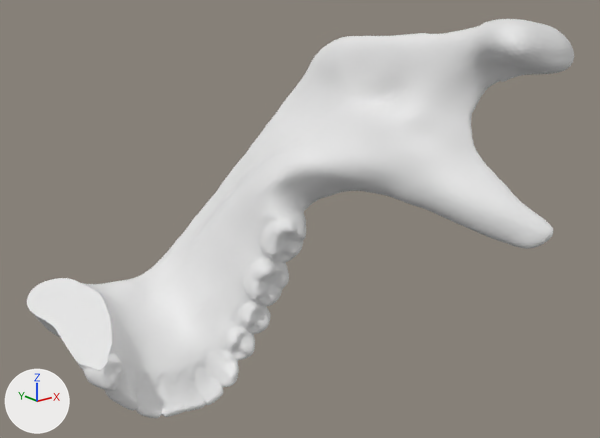
An edit to the OBJ model src/artisynth/istar/reconstruction/optimizationResult/resected_mandible_l_opt.obj, drawn before and after from the same camera.
Before and after are seen from a camera (50 mm lens) standing at (-78.1, -91.0, 10.9) and looking at (30.2, 44.4, -43.2). The axes (+X, +Y, +Z) are drawn at lower left. The lights are the same throughout. Where no turn or scale is listed for an object, it has been applied to the vertices.

The first picture shows 'resected_mandible_l_opt'.
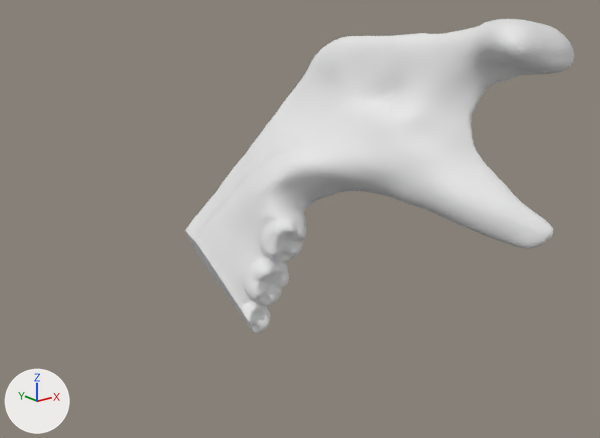
Boxes (x1, y1, x2, y2) around the edits, measured in the pictures (600 x 438 px):
'resected_mandible_l_opt', reshaped (29% narrower, 21% shorter): before (27, 19, 574, 418); after (185, 19, 574, 334)
part 1 of me_resected_mandible_l_opt, cut back: before (27, 230, 256, 418); after (185, 230, 256, 334)

Patch to the scene script:
```diff
--- a/src/artisynth/istar/reconstruction/optimizationResult/resected_mandible_l_opt.obj.py
+++ b/src/artisynth/istar/reconstruction/optimizationResult/resected_mandible_l_opt.obj.py
@@ me_resected_mandible_l_opt @@
 # used by ob_resected_mandible_l_opt; location = (0.0, 0.0, 0.0)
-me_resected_mandible_l_opt.from_pydata(...)  # 27972 vertices, 55940 faces; spans x -14.8..67.1, y -2.6..97.6, z -87.3..0.1
+me_resected_mandible_l_opt.from_pydata(...)  # 18233 vertices, 36462 faces; spans x 22.1..67.1, y -2.6..92.8, z -74.0..0.1
+# me_resected_mandible_l_opt part 1: 1 vertex moved within x 26.9, y 59.3, z -74.0; 10010 vertices removed from x -14.8..32.2, y 53.3..97.6, z -87.3..-55.9; 271 vertices added at x 22.1..32.4, y 53.3..92.8, z -74.0..-55.8
```
